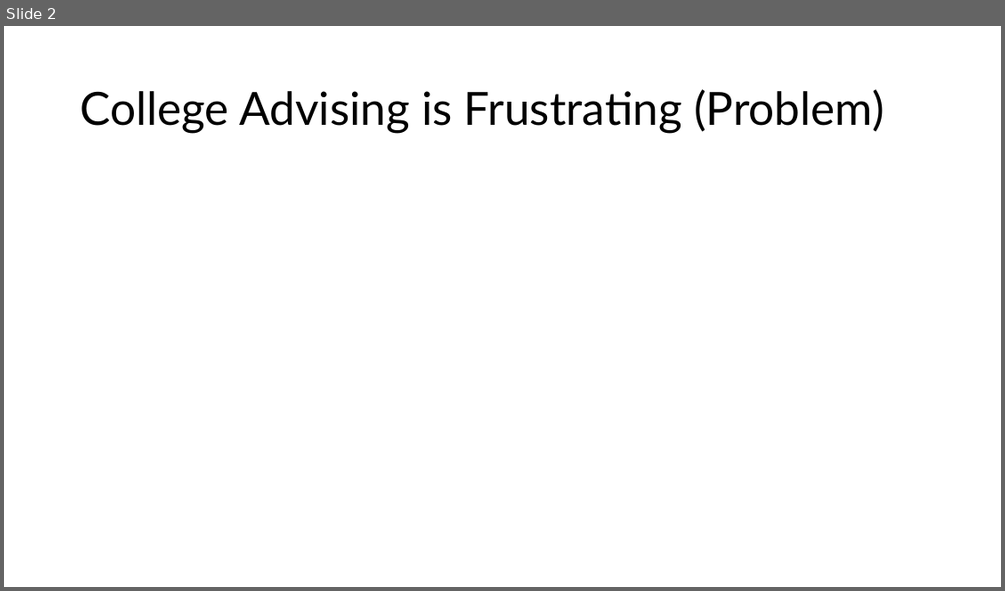
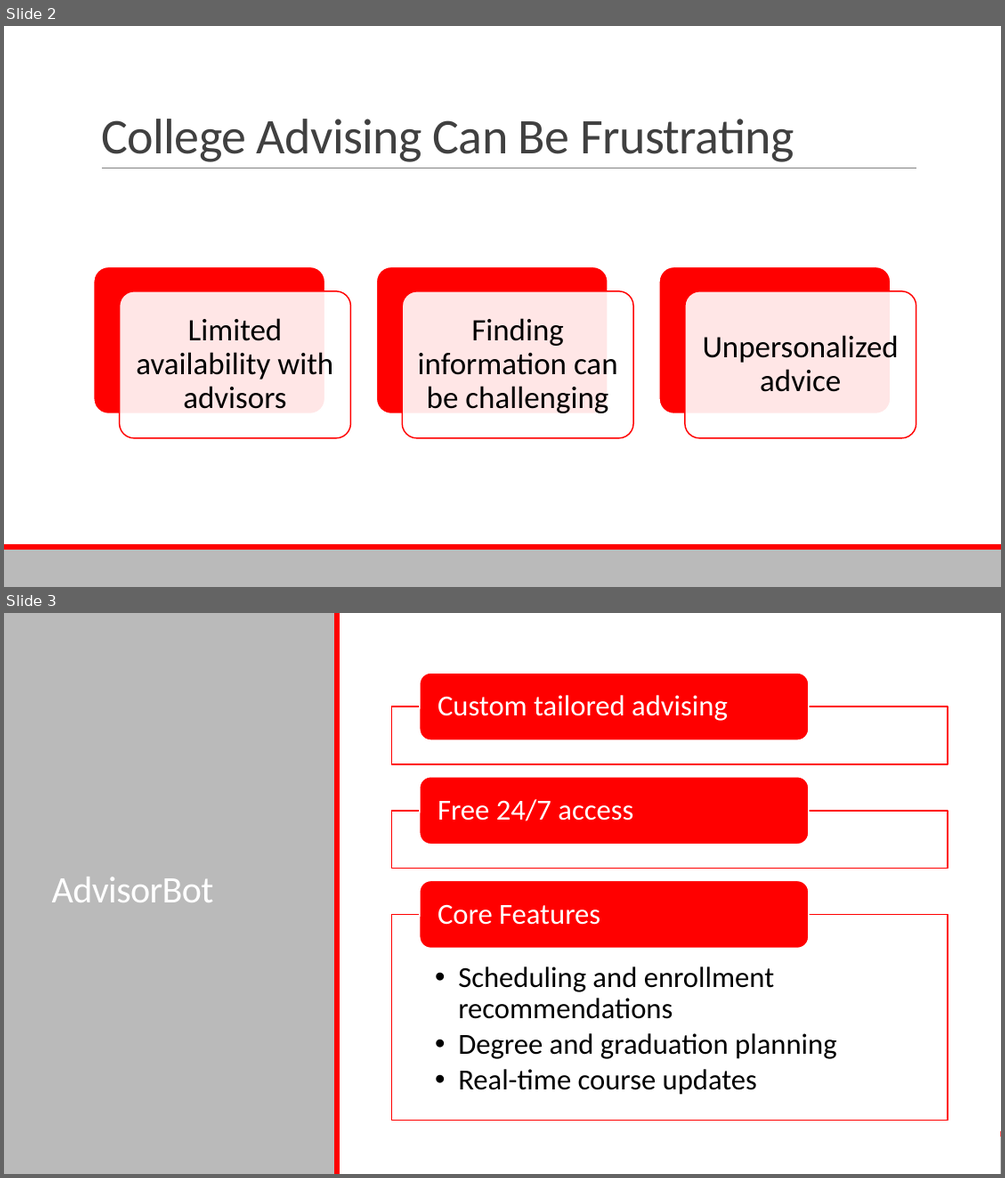
Before and after one commit to Aaryush1/Univise, a slide deck: Pitch_Deck.pptx. Shown one above the other, each under a label of ours: slide 2 before the commit, slides 2 and 3 after it. The pictures are 1005x591 and 1005x1178 pixels, drawn with LibreOffice and Linux fonts; fonts in the diff are those of the drawing. Boxes give left, top, right and bottom in pixels: in the first picture for what was removed or moved away, otherwise in the second. Text is boxed around its words. In the diff, an @@ line names an element or a change of style, - is before the commit and + after.

```diff
--- a/Pitch_Deck.pptx
+++ b/Pitch_Deck.pptx
@@ slide 3 added at [4,613,1001,1174], background #FFFFFF; not listed: 2 template elements that a slide beside it also shows @@
@@ rectangle added at [4,613,1001,1174], fill #FFFFFF @@
@@ rectangle added at [4,613,335,1174], fill #BABABA @@
@@ rectangle added at [334,613,340,1174], fill #FF0000 @@
@@ title added at [52,876,214,902], 36 pt, text #FFFFFF @@
+AdvisorBot
@@ group added at [392,673,947,1120]: 4 texts, 3 rectangles, 3 rounded rectangles @@
+Custom tailored advising
+Free 24/7 access
+  • Scheduling and enrollment recommendations
+  • Degree and graduation planning
+  • Real-time course updates
+Core Features
@@ slide 2 changed as well @@
@@ title "College Advising Can Be Frustrating" at [101,119,794,162]: vertical alignment middle to bottom @@
@@ title at [101,119,794,162]: text changed; size 44 to 48 pt; font Lato to Calibri; text colour #000000 to #404040 @@
-College Advising is Frustrating (Problem)
+College Advising Can Be Frustrating
@@ line added from (102, 168) to (917, 168), #808080 0.5 pt @@
@@ group added at [94,267,916,438]: 6 rounded rectangles, 3 texts @@
+Limited availability with advisors
+Finding information can be challenging
+Unpersonalized advice
@@ rectangle added at [4,549,1001,587], fill #BABABA @@
@@ rectangle added at [4,544,1001,549], fill #FF0000 @@
```
Also in this commit, not shown: 4 other slides changed, 3 other slides added, 4 slides removed, 8 other files.
